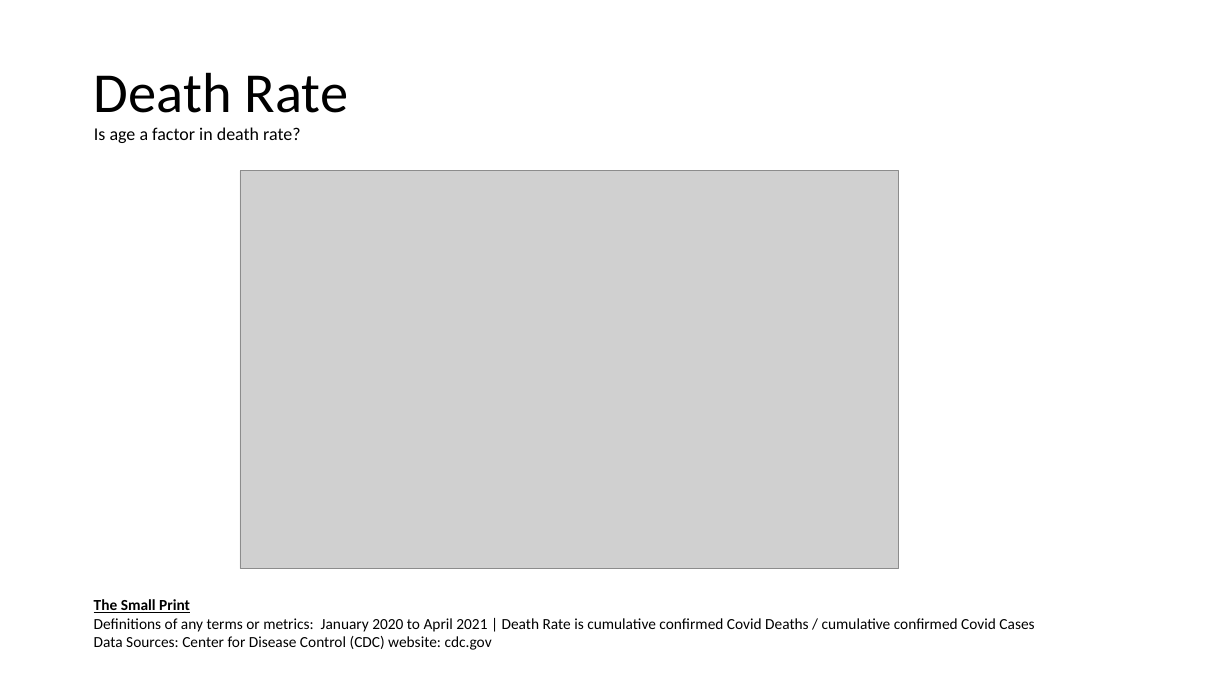
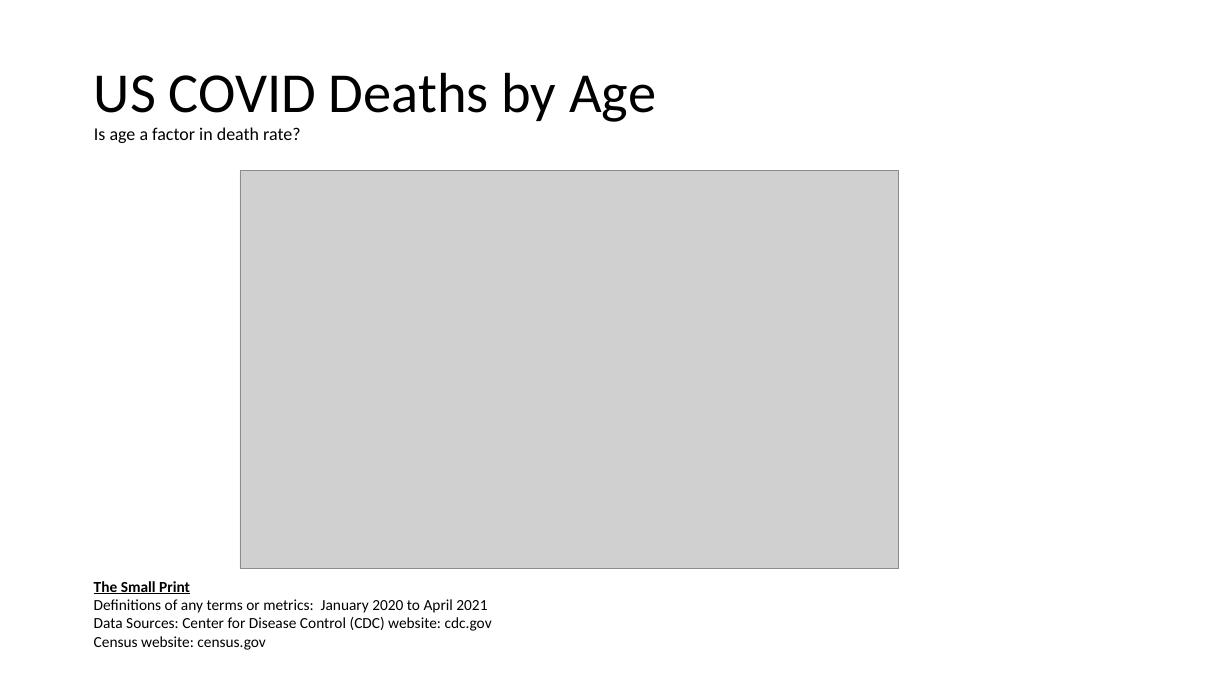
Before and after one commit to jenniecinelli/project_one, a slide deck: slide 4 of Folder0/Presentation.pptx. Drawn at 1232x693 pixels with LibreOffice and Linux fonts; fonts in the diff are those of the drawing; grey boxes stand for pictures. Boxes give left, top, right and bottom in pixels: in the first picture for what was removed or moved away, otherwise in the second. Text is boxed around its words. In the diff, an @@ line names an element or a change of style, - is before the commit and + after.

```diff
--- a/Folder0/Presentation.pptx
+++ b/Folder0/Presentation.pptx
@@ title at [94,72,656,143]: text changed @@
-Death Rate
-Is age a factor in death rate?
+US COVID Deaths by Age
+Is age a factor in death rate?
@@ text "The Small Print": place and size @@
-text "The Small Print" at [94,599,1034,650]
+text "The Small Print" at [94,581,492,650]
@@ text at [94,599,487,613]: text changed @@
-Definitions of any terms or metrics: January 2020 to April 2021 | Death Rate is cumulative confirmed Covid Deaths / cumulative confirmed Covid Cases
+Definitions of any terms or metrics: January 2020 to April 2021
@@ text at [94,636,265,650]: paragraph added @@
+Census website: census.gov
```
Also in this commit, not shown: 12 other slides changed, 2 slides removed, 6 other files.
